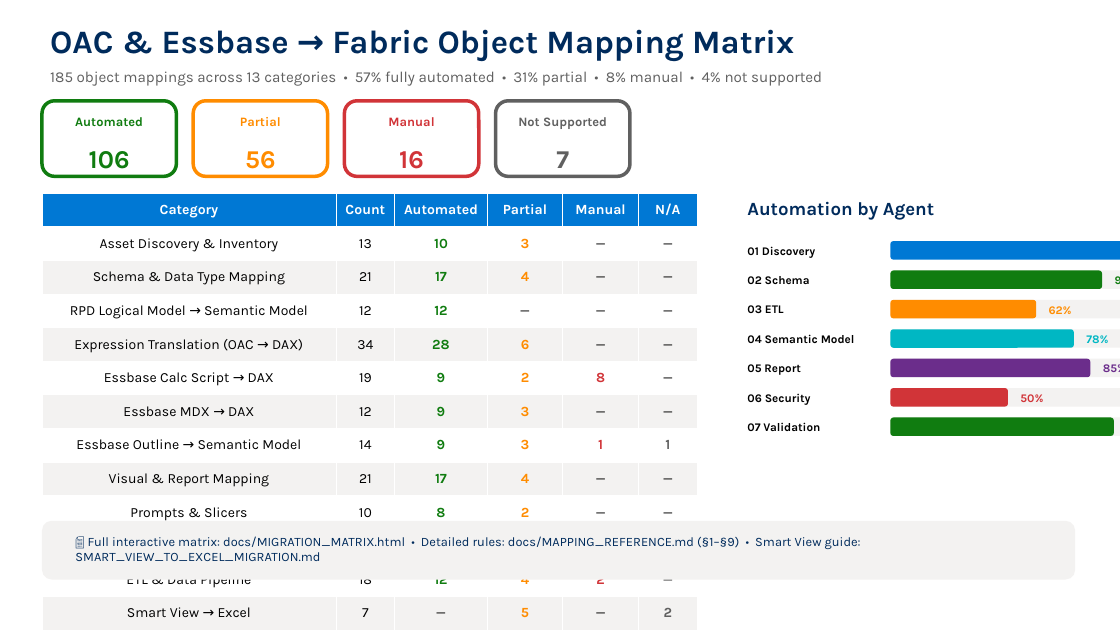
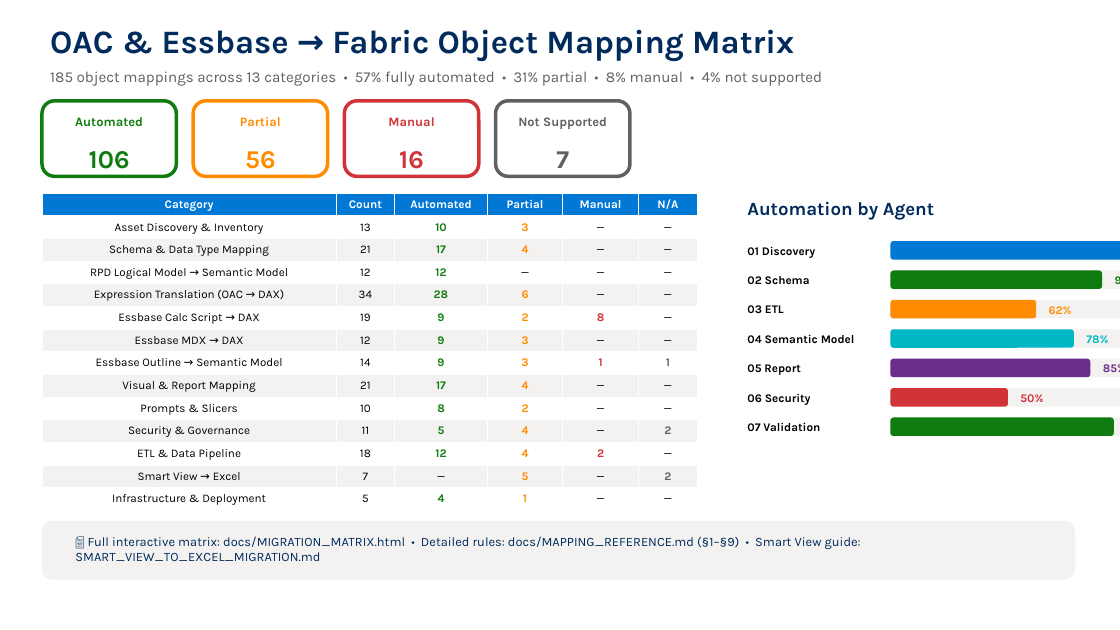
Before and after one commit to cyphou/OACToFabric, a slide deck: slide 4 of output/OAC_to_Fabric_Business_Deck.pptx. Drawn at 1120x630 pixels with LibreOffice and Linux fonts; fonts in the diff are those of the drawing. Boxes give left, top, right and bottom in pixels: in the first picture for what was removed or moved away, otherwise in the second. Text is boxed around its words. In the diff, an @@ line names an element or a change of style, - is before the commit and + after.

Commit message:
chore: regenerate business deck with fixed table layouts

```diff
--- a/output/OAC_to_Fabric_Business_Deck.pptx
+++ b/output/OAC_to_Fabric_Business_Deck.pptx
@@ table at <box>42,193,697,511</box> @@
@@ size 12 to 10 pt @@
```
Also in this commit, not shown: 2 other slides changed.
